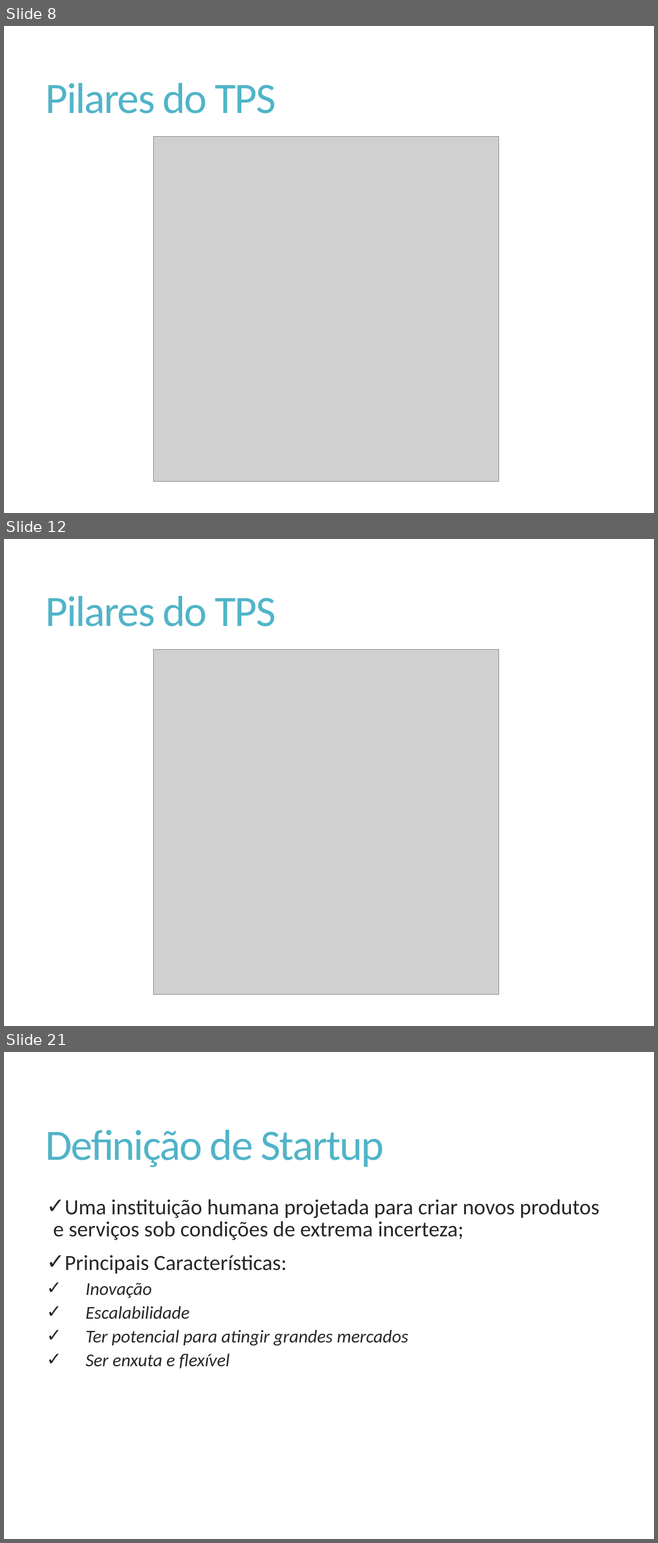
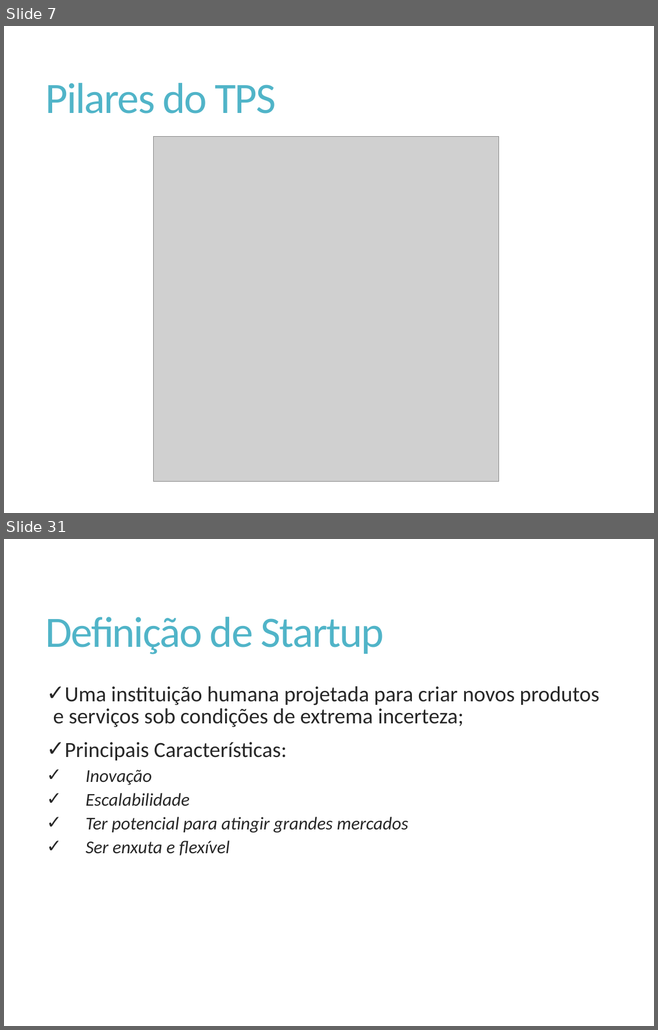
Before and after one commit to Elton-Garbin/TCC-2016, a slide deck: StartIdea/StartIdea.Docs/Apresentacao.pptx. Shown one above the other, each under a label of ours: slides 8, 12 and 21 before the commit, slides 7 and 31 after it; the slides between them are not shown. The pictures are 658x1543 and 658x1030 pixels, drawn with LibreOffice and Linux fonts; fonts in the diff are those of the drawing; grey boxes stand for pictures. Boxes give left, top, right and bottom in pixels: in the first picture for what was removed or moved away, otherwise in the second. Text is boxed around its words. In the diff, an @@ line names an element or a change of style, - is before the commit and + after.

```diff
--- a/StartIdea/StartIdea.Docs/Apresentacao.pptx
+++ b/StartIdea/StartIdea.Docs/Apresentacao.pptx
@@ slide 12 removed at [4,539,654,1026], background #FFFFFF @@
@@ title removed at [46,596,275,627] @@
-Pilares do TPS
@@ picture removed at [154,649,498,994] @@
@@ what was slide 8 is now slide 7 @@
@@ what was slide 21 is now slide 31 @@
```
Also in this commit, not shown: 3 slides changed, 17 other slides removed.
